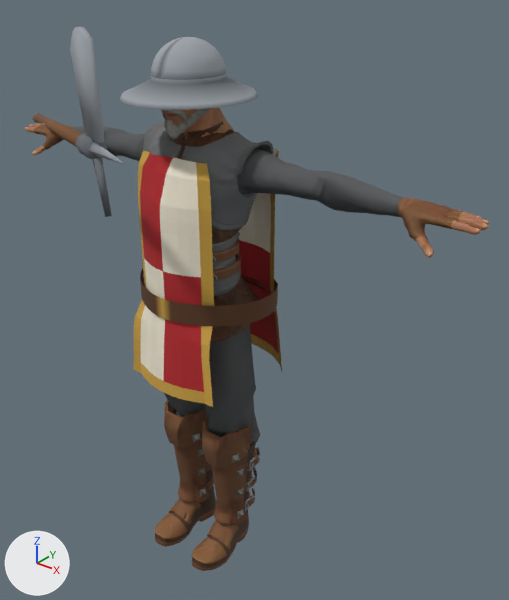
One commit to the glTF model src/three/models/guards.glb: the scene before it, then after it.
Rendered twice from a 50 mm camera at (1.45, -1.52, 2.02) aimed at (0.07, 0.21, 0.95). The lights are fixed; the arrows at lower left show +X, +Y and +Z. The picture after the commit comes second. Vertices at exactly the same position are counted once.

Objects in the first picture: 'Male_Ranger_Arms', 'Male_Ranger_Body', 'Male_Ranger_Feet_Boots', 'Male_Ranger_Legs', 'SuperHero_Male', 'guard-beard', 'guard-belt', 'guard-halberd', 'guard-helmet', 'guard-tabard' and 2 more.
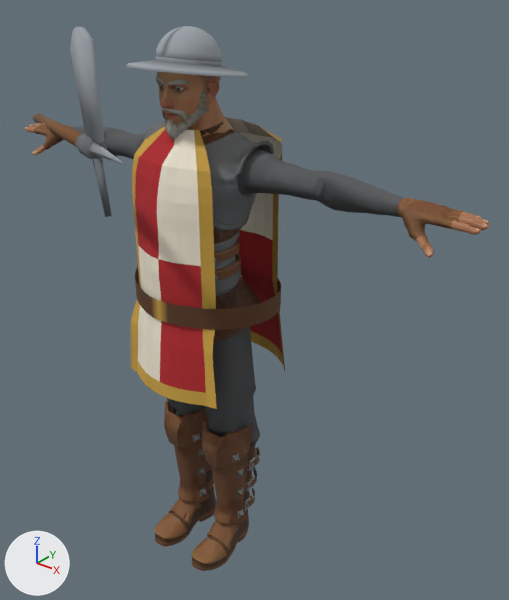
The change, as a diff of the scene's bpy script:
```diff
--- a/src/three/models/guards.glb.py
+++ b/src/three/models/guards.glb.py
@@ me_guard_belt @@
 # used by ob_guard_belt; location = (0.0, 0.0, 0.0)
-me_guard_belt.from_pydata(...)  # 64 vertices, 64 faces; spans x -0.247..0.247, y -0.158..0.216, z 1.005..1.075
+me_guard_belt.from_pydata(...)  # 64 vertices, 64 faces; spans x -0.263..0.263, y -0.174..0.237, z 1.005..1.075
+# me_guard_belt part 1: 64 of 64 vertices moved; they spanned x -0.247..0.247, y -0.158..0.216, z 1.005..1.075 and now span x -0.263..0.263, y -0.174..0.237, z 1.005..1.075; mean shift (0.0, 0.0, 0.0)
 me_guard_belt.materials.append(mat_painted)
@@ me_guard_helmet @@
 # used by ob_guard_helmet; location = (0.0, 0.0, 0.0)
-me_guard_helmet.from_pydata(...)  # 353 vertices, 672 faces; spans x -0.191..0.191, y -0.205..0.207, z 1.663..1.824
+me_guard_helmet.from_pydata(...)  # 353 vertices, 672 faces; spans x -0.169..0.169, y -0.181..0.179, z 1.706..1.852
+# me_guard_helmet part 2: 353 of 353 vertices moved; they spanned x -0.191..0.191, y -0.205..0.207, z 1.663..1.824 and now span x -0.169..0.169, y -0.181..0.179, z 1.706..1.852; mean shift (0.0, 0.007, 0.04)
 me_guard_helmet.materials.append(mat_painted)
@@ me_guard_tabard @@
 # used by ob_guard_tabard; location = (0.0, 0.0, 0.0)
-me_guard_tabard.from_pydata(...)  # 418 vertices, 720 faces; spans x -0.234..0.234, y -0.178..0.26, z 0.74..1.5
+me_guard_tabard.from_pydata(...)  # 418 vertices, 720 faces; spans x -0.243..0.243, y -0.195..0.271, z 0.74..1.58
+# me_guard_tabard part 3: 209 of 418 vertices moved; they spanned x -0.184..0.185, y -0.178..-0.07, z 0.74..1.5 and now span x -0.198..0.2, y -0.195..-0.031, z 0.74..1.58; mean shift (0.0, -0.005, 0.04); largest move (-0.13, -0.073, 1.5) -> (-0.064, -0.031, 1.58)
+# me_guard_tabard part 4: 209 of 418 vertices moved; they spanned x -0.234..0.234, y 0.143..0.26, z 0.74..1.5 and now span x -0.243..0.243, y 0.115..0.271, z 0.74..1.58; mean shift (0.0, 0.001, 0.04); largest move (0.183, 0.187, 1.5) -> (0.127, 0.134, 1.58)
 me_guard_tabard.materials.append(mat_painted)
```

Boxes (x1, y1, x2, y2) around the edits, measured in the pictures (509 x 600 px; the box of a moved part takes in the faces that stretch with it):
'guard-tabard', reshaped (13% taller)
    before: (133, 149, 282, 407)
    after: (131, 117, 285, 409)
'guard-helmet', reshaped (10% narrower, 28% shorter)
    before: (120, 37, 258, 110)
    after: (125, 26, 249, 78)
'guard-belt', reshaped (7% taller)
    before: (140, 268, 278, 327)
    after: (135, 267, 281, 330)
part 3 of me_guard_tabard, moved or reshaped
    before: (133, 150, 214, 407)
    after: (131, 126, 217, 409)
part 4 of me_guard_tabard, moved or reshaped
    before: (238, 149, 282, 371)
    after: (225, 117, 285, 370)
'SuperHero_Male', unchanged, uncovered by the edit
    before: (164, 107, 234, 141)
    after: (157, 71, 234, 137)
